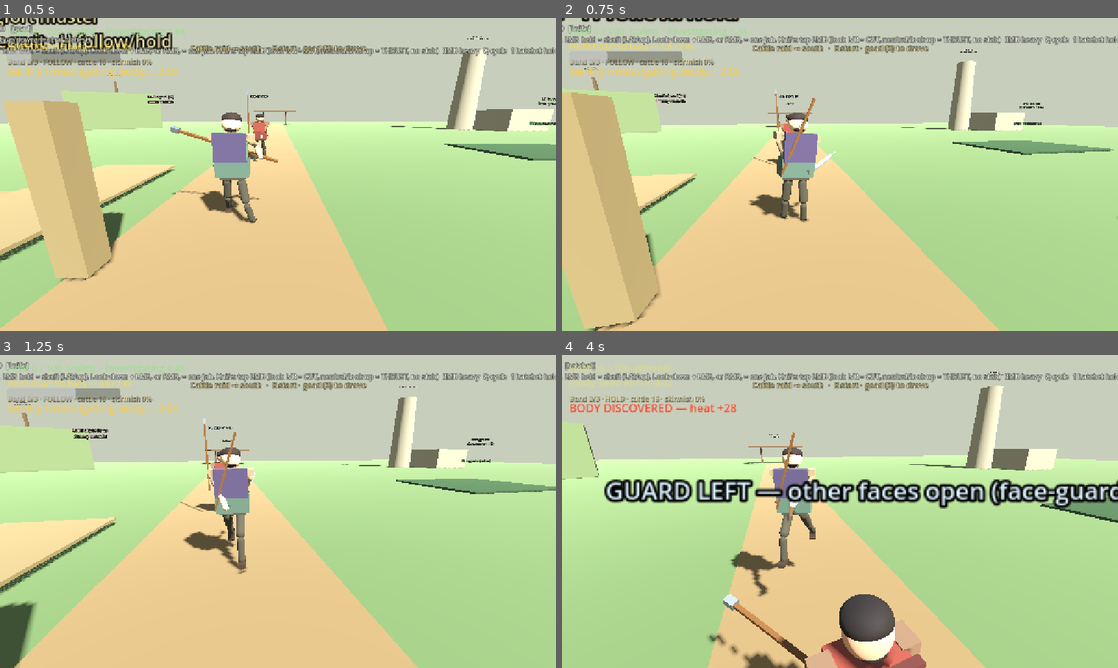
Above: before the commit, frames 1-4 (two rows, left to right).
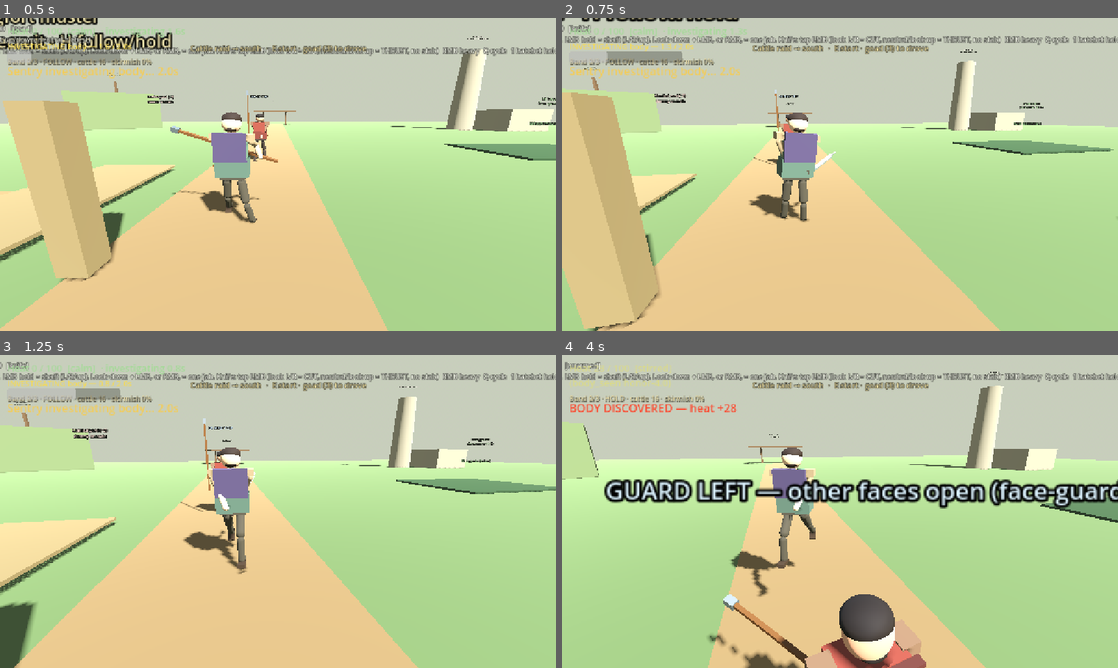
Above: after the commit, the same moments.

Repository: fortins4/devPlayground
Game: Godot game, scene res://scenes/main/main.tscn
Same seed, same stepped clock (60 frames per second), same inputs: the game is played once before the commit and once after it.
Inputs (mouse positions are in pixels of both pictures, inside the frame that each line leads up to):
- Up to frame 1 (0.5 s): no input
- Up to frame 2 (0.75 s): tap Enter at 0.5 s; move the mouse to (867, 174) at 0.52 s; hold W (move_forward) from 0.53 s (still down); hold Q (cycle_weapon) from 0.53 s (still down); click (867, 174) at 0.67 s
- Up to frame 3 (1.25 s): keep holding W (move_forward); keep holding Q (cycle_weapon); tap Space (jump) at 0.77 s; tap 1 (weapon_hatchet) at 0.8 s
- Up to frame 4 (4 s): keep holding W (move_forward); move the mouse to (812, 511) at 1.27 s; release Q (cycle_weapon) at 1.28 s; tap 1 (weapon_hatchet) at 1.35, 2.3, 3.8 s; tap Space (jump) at 1.52, 3.02, 3.77 s; tap Q (cycle_weapon) at 1.55, 3.05 s; move the mouse to (851, 505) at 2.02 s; hold Right mouse button (attack_heavy) 2.03-2.78 s; move the mouse to (834, 517) at 2.77 s; click (834, 517) at 2.85 s; move the mouse to (878, 514) at 3.52 s; hold H (band_toggle) from 3.53 s (still down)

Frame 1 is identical in both runs. In frame 2, 0.1% of the frame differs, in the area x 35-46%, y 25-63%; in frame 3, 0.1%; in frame 4, 0.4%, in the area x 0-46%, y 2-70%.

Commit message:
feat(combat): stow to an unarmed kit

Diff:
--- a/scripts/characters/player/player_controller.gd
+++ b/scripts/characters/player/player_controller.gd
@@ -196,7 +196,8 @@
 			combat.cancel_charge()
 		combat.cycle_weapon(1)
 	elif event.is_action_pressed("weapon_hatchet"):
-		combat.set_weapon(CombatSystem.Weapon.HATCHET)
+		# Key 1 stows. The hatchet is not in this kit.
+		combat.set_weapon(CombatSystem.Weapon.UNARMED)
 	elif event.is_action_pressed("weapon_knife"):
 		combat.set_weapon(CombatSystem.Weapon.KNIFE)
 	elif event.is_action_pressed("weapon_goad"):
@@ -688,7 +689,8 @@
 		return
 	var belt_knife := visual_node.find_child("BeltKnife", true, false) as Node3D
 	if belt_knife:
-		belt_knife.visible = weapon != &"knife"
+		# Sheath only while the hatchet is out. The live kit shows one weapon, or none.
+		belt_knife.visible = weapon == &"hatchet"
 
 
 func _sync_back_goad_visibility() -> void:
@@ -697,7 +699,8 @@
 		return
 	var back_goad := visual_node.find_child("BackGoad", true, false) as Node3D
 	if back_goad:
-		back_goad.visible = combat.current_weapon != CombatSystem.Weapon.GOAD
+		# On the back only for the hatchet. Unarmed and the knife leave no goad mesh.
+		back_goad.visible = combat.current_weapon == CombatSystem.Weapon.HATCHET
 
 
 func _on_attack_performed(_attacker: Node, kind: StringName, weapon: StringName) -> void:
@@ -831,6 +834,11 @@
 		return
 	if combat.current_weapon == CombatSystem.Weapon.HATCHET:
 		_apply_idle_hatchet_hold()
+		_sync_weapon_to_hand()
+		return
+	if combat.current_weapon == CombatSystem.Weapon.UNARMED:
+		# Empty hands. No goad seat and no knife pose.
+		_tool_pose_active = false
 		_sync_weapon_to_hand()
 		return
 	_tool_pose_active = false
--- a/systems/combat/combat_system.gd
+++ b/systems/combat/combat_system.gd
@@ -29,7 +29,7 @@
 signal charge_cancelled(weapon: StringName)
 signal charge_released(ratio: float, direction: StringName, kind: StringName)
 
-enum Weapon { HATCHET, KNIFE, GOAD }
+enum Weapon { HATCHET, KNIFE, GOAD, UNARMED }
 enum StrikeDirection { TOP, LEFT, RIGHT, BOTTOM }
 
 const DIRECTION_NAMES := {
@@ -43,6 +43,7 @@
 	Weapon.HATCHET: &"hatchet",
 	Weapon.KNIFE: &"knife",
 	Weapon.GOAD: &"goad",
+	Weapon.UNARMED: &"unarmed",
 }
 
 @export var max_health: float = 100.0
@@ -284,8 +285,8 @@
 
 
 func cycle_weapon(direction: int = 1) -> void:
-	# Goad is the default feel. Q steps goad → knife → hatchet (hatchet still in the cycle).
-	var values: Array = [Weapon.GOAD, Weapon.KNIFE, Weapon.HATCHET]
+	# Live kit is goad → knife → unarmed. Hatchet combat remains, but Q does not equip it.
+	var values: Array = [Weapon.GOAD, Weapon.KNIFE, Weapon.UNARMED]
 	var idx := values.find(current_weapon)
 	idx = (idx + direction) % values.size()
 	if idx < 0:
@@ -453,6 +454,9 @@
 	power: float = -1.0
 ) -> bool:
 	if is_dead or is_attacking:
+		return false
+	# Empty hands. Not a new attack, and not a hatchet retune.
+	if current_weapon == Weapon.UNARMED:
 		return false
 	if is_charging:
 		cancel_charge()
@@ -1051,6 +1055,8 @@
 	for child in _weapon_visual.get_children():
 		if child is Node3D:
 			(child as Node3D).visible = false
+	if current_weapon == Weapon.UNARMED:
+		return
 	var wname := String(WEAPON_NAMES[current_weapon]).capitalize()
 	# Expect Hatchet / Knife / Goad mesh children
 	var mesh := _weapon_visual.get_node_or_null(wname)
--- a/tools/smoke_goad_knife_switch.gd
+++ b/tools/smoke_goad_knife_switch.gd
@@ -3,6 +3,7 @@
 ## look is the guard (no F), not a parry window;
 ## look-down click and RMB are the same uncharged jab; R is not bound;
 ## knife has no stab and no charge; hatchet hold-charge (top/left/right) remains.
+## The live kit is unarmed, goad, and knife. Q does not equip the hatchet.
 
 const ToolStrikePoses := preload("res://systems/combat/tool_strike_poses.gd")
 
@@ -183,6 +184,39 @@
 		push_error("SMOKE_FAIL Q from goad should land on knife")
 		quit(1)
 		return
+	if bool(player.get_node("WeaponVisual/Goad").visible) or bool(player.get_node("WeaponVisual/Hatchet").visible):
+		push_error("SMOKE_FAIL knife equip still shows another weapon")
+		quit(1)
+		return
+	if not bool(player.get_node("WeaponVisual/Knife").visible):
+		push_error("SMOKE_FAIL knife mesh hidden")
+		quit(1)
+		return
+	combat.cycle_weapon(1)
+	if combat.current_weapon != CombatSystem.Weapon.UNARMED:
+		push_error("SMOKE_FAIL Q from knife should stow, got %s" % combat.weapon_name())
+		quit(1)
+		return
+	if combat.try_attack(&"light") or combat.begin_charge() or combat.set_shaft_block(true):
+		push_error("SMOKE_FAIL unarmed gained an attack, a charge, or a guard")
+		quit(1)
+		return
+	for mesh_name in ["Goad", "Knife", "Hatchet"]:
+		if bool(player.get_node("WeaponVisual/" + mesh_name).visible):
+			push_error("SMOKE_FAIL unarmed still shows " + mesh_name)
+			quit(1)
+			return
+	combat.cycle_weapon(1)
+	if combat.current_weapon != CombatSystem.Weapon.GOAD:
+		push_error("SMOKE_FAIL Q from unarmed should land on goad")
+		quit(1)
+		return
+	# Key 1 stows. It must not equip the hatchet.
+	combat.set_weapon(CombatSystem.Weapon.UNARMED)
+	if combat.current_weapon != CombatSystem.Weapon.UNARMED:
+		push_error("SMOKE_FAIL stow did not leave him unarmed")
+		quit(1)
+		return
 
 	print("SMOKE_OK goad-knife-switch")
 	quit(0)
